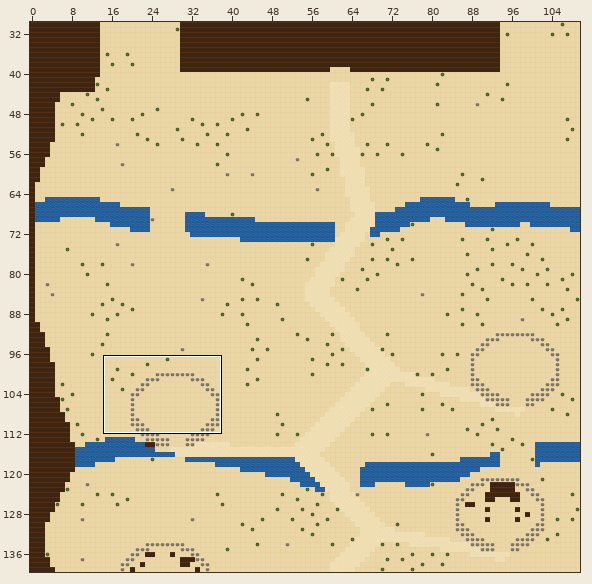
Tiled map (JSON): maps/abyss.tmj. The picture above shows the old version from afar; the outline marks the close-up.
Close-up. Earlier state:
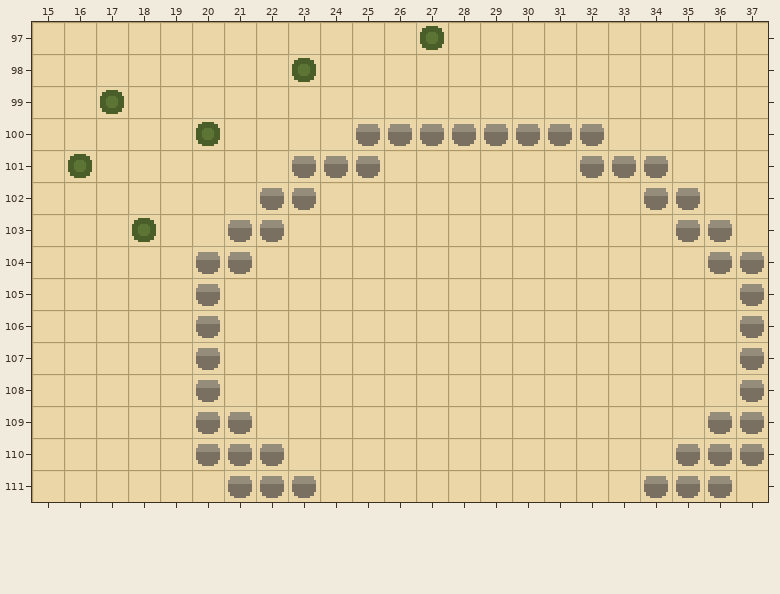
Cells are 16x16 px. Shown: x 15..37, y 97..111.
Once edited:
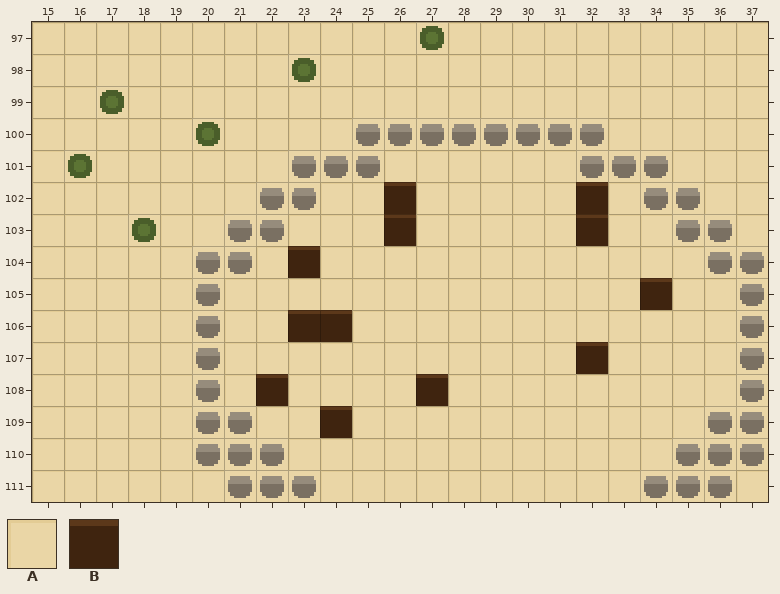
Key: from "draft": A 0, B 1.
_ is an empty cell.
Diff:
Layer "ground":
Tile B replaces tile A in rows 102 to 103 at x 26 and 32; in row 104 at x 23; in row 105 at x 34; in row 106 at x 23 to 24; in row 107 at x 32; in row 108 at x 22 and 27.
Tile B replaces tile A in row 109 at x 24.
